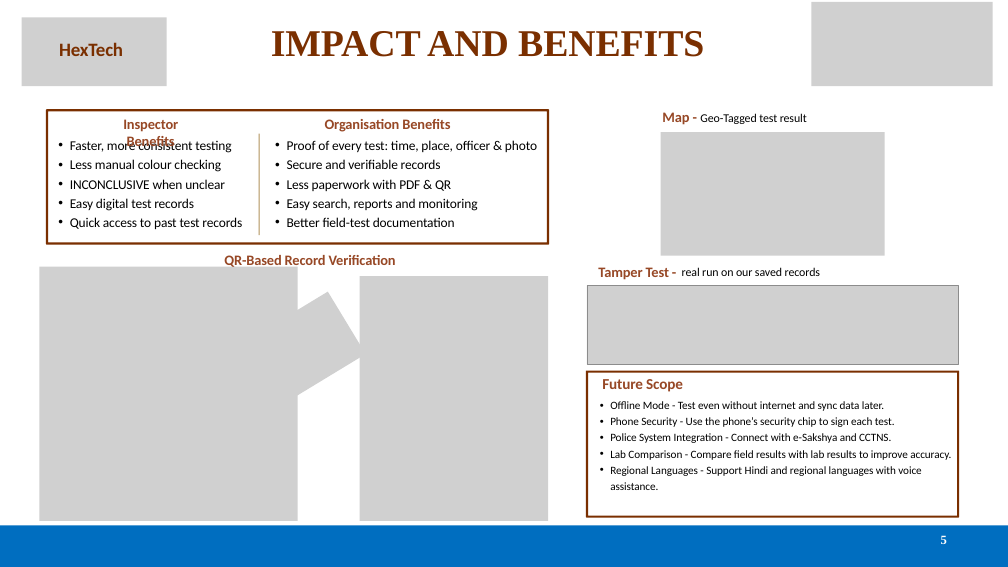
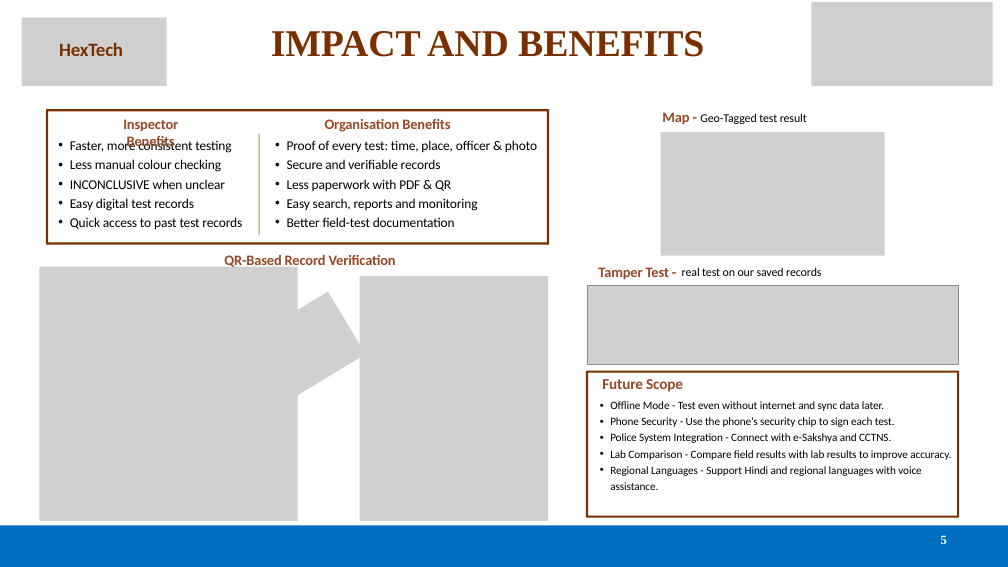
Before and after one commit to Lokeshraj2006/NarcTest, a slide deck: slide 5 of docs/deck_v5/K26234_SIH26231_v5.pptx. Drawn at 1008x567 pixels with LibreOffice and Linux fonts; fonts in the diff are those of the drawing; grey boxes stand for pictures. Boxes give left, top, right and bottom in pixels: in the first picture for what was removed or moved away, otherwise in the second. Text is boxed around its words. In the diff, an @@ line names an element or a change of style, - is before the commit and + after.

```diff
--- a/docs/deck_v5/K26234_SIH26231_v5.pptx
+++ b/docs/deck_v5/K26234_SIH26231_v5.pptx
@@ text at [682,267,821,276]: text changed @@
-real run on our saved records
+real test on our saved records
```
Also in this commit, not shown: 3 other slides changed, 4 other files.
